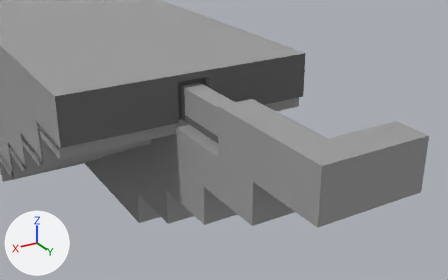
One commit to the Blender file Working/Scenes/hub.blend: the scene before it, then after it.
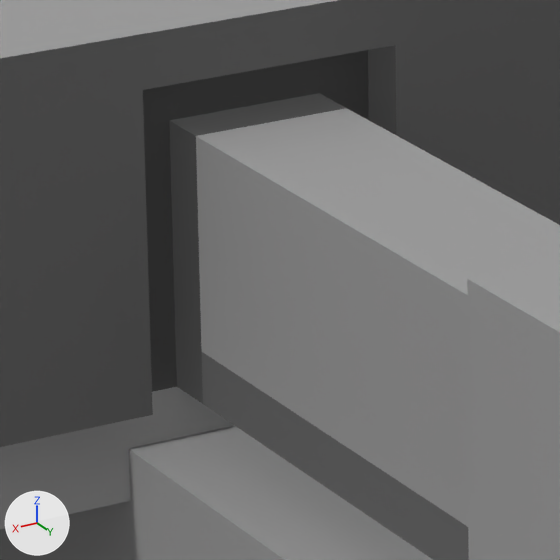
There are two pictures of each version: one from a camera (50 mm lens) standing at (39.0, 152.3, 56.4) and looking at (-2.4, 83.3, 21.9), one close up on the part from 36% to 51% of the width and 25% to 50% of the height. Every picture has the same lights, and +X, +Y and +Z are marked at lower left.

Objects in the first close-up: 'EndGame', 'EndOfLevelBend.004', 'EndOfLevelBend.005', 'Level 1 Entrance.003'.
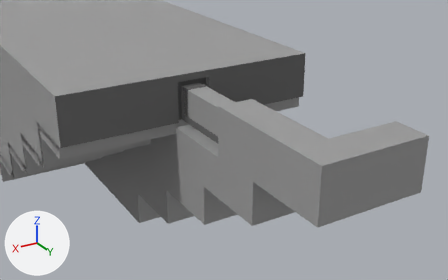
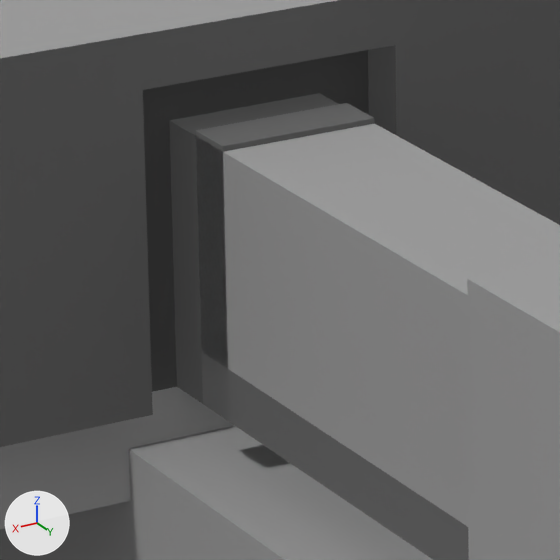
Pixel boxes (x1, y1, x2, y2) of what changed, in the close-ups (560 x 560 px):
'FinalDoor', shown
    after: (196, 103, 375, 421)

What the commit changed:
Object 'FinalDoor' (ob_finaldoor) is now shown.
Object 'FinalDoor' (ob_finaldoor) moves from (-0.5, 80.0, 26.5) to (0.0, 80.0, 26.5).
